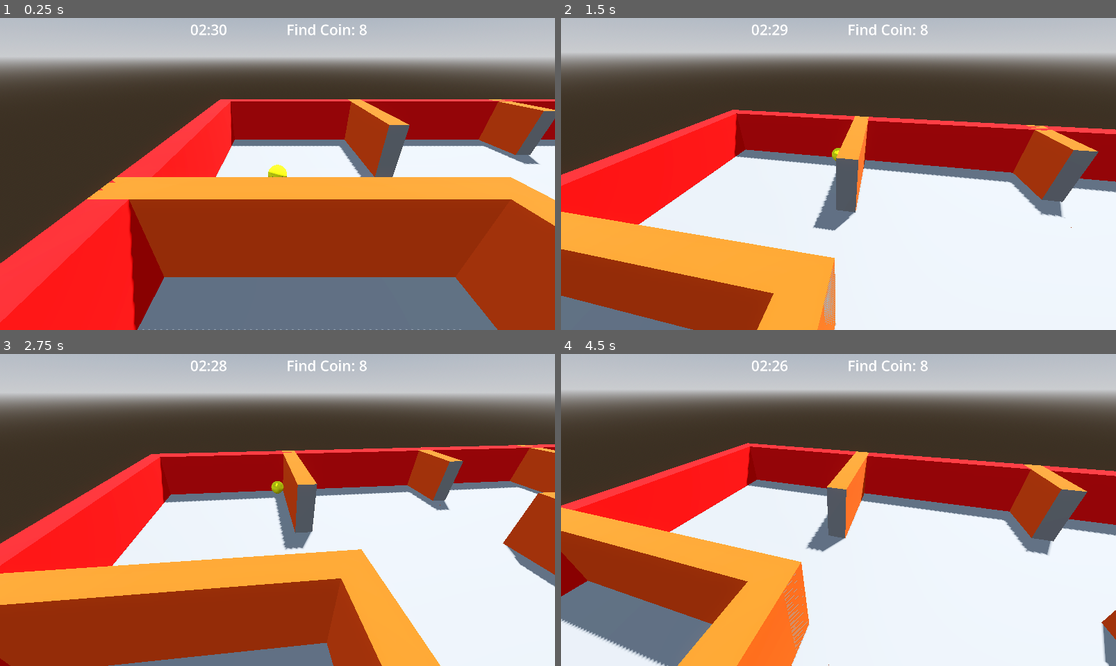
Above: before the commit, frames 1-4 (two rows, left to right).
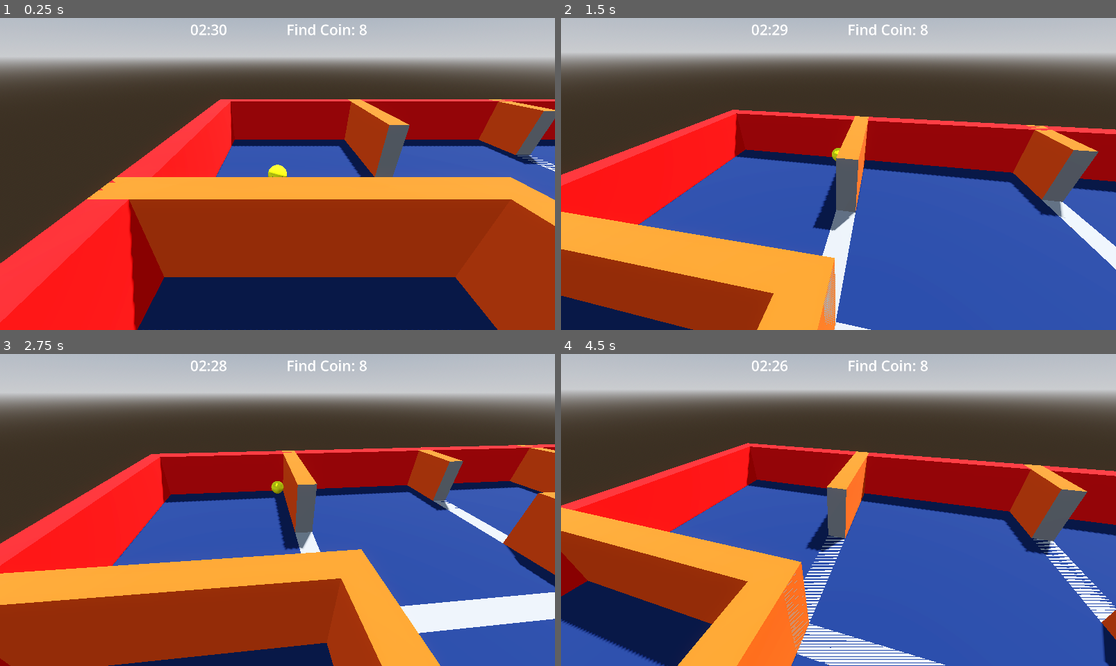
Above: after the commit, the same moments.

Repository: cliff-lilly-jean/pacman-stealth-game
Game: Godot game, scene res://entities/world/world.tscn
Two runs of this game, one before a commit and one after it. Both use one fixed random seed, a clock stepped at 60 frames per second and the inputs below.
Inputs (mouse positions are in pixels of both pictures, inside the frame that each line leads up to):
- Up to frame 1 (0.25 s): no input
- Up to frame 2 (1.5 s): move the mouse to (866, 174) at 0.52 s; hold W (move_forward) from 0.53 s (still down); tap Shift (dash) at 0.6 s; move the mouse to (810, 174) at 1.27 s; tap Ctrl (sprint) at 1.35 s
- Up to frame 3 (2.75 s): keep holding W (move_forward); move the mouse to (288, 503) at 2.02 s; tap Shift (dash) at 2.1 s
- Up to frame 4 (4.5 s): keep holding W (move_forward); move the mouse to (832, 516) at 2.77 s; tap Ctrl (sprint) at 2.85, 4.35 s; move the mouse to (877, 513) at 3.52 s; tap Shift (dash) at 3.6 s; move the mouse to (794, 506) at 4.27 s

The runs differ from the first frame. In frame 1, 16% of the frame differs, in the area x 24-100%, y 38-100%; in frame 2, 32%; in frame 3, 22%; in frame 4, 34%, in the area x 0-100%, y 40-100%.

Commit message:
got the enemy to move to a positionusing the navemesh and agent

Diff:
--- a/entities/enemies/ghosts/ghost.gd
+++ b/entities/enemies/ghosts/ghost.gd
@@ -1,5 +1,6 @@
 class_name Ghost extends CharacterBody3D
 
+@export var speed: float
 @export var patrol_distance_length: float
 
 @onready var navigation_agent: NavigationAgent3D = $NavigationAgent3D
@@ -9,6 +10,7 @@
 
 var start_patrol_locaton: Vector3
 var end_patrol_location: Vector3
+var next_position: Vector3
 
 ## Investigate
 ## If Player is in Detection Area forward angle
@@ -25,29 +27,35 @@
 ## Move toward he next position
 
 func _ready() -> void:
-	set_navigation_target_position()
+	set_navigation_route()
 
 
 func _process(delta: float) -> void:
 	pass
 
 func _physics_process(delta: float) -> void:
-	pass
+	patrol()
 
-func set_navigation_target_position() -> void:
+
+	look_at(next_position, Vector3.UP, true)
+	move_and_slide()
+
+func set_navigation_route() -> void:
 	start_patrol_locaton = Vector3(global_position.x, 0, global_position.z)
 	end_patrol_location = Vector3(randf_range(start_patrol_locaton.x, patrol_distance_length), 0, randf_range(start_patrol_locaton.z, patrol_distance_length))
-
-	navigation_agent.target_position = start_patrol_locaton
-	print("Nav start location: ", navigation_agent.target_position)
 
 ## Patrol
 func patrol() -> void:
 	pass
 	## Set the target position
+	navigation_agent.target_position = end_patrol_location
+	next_position = navigation_agent.get_next_path_position()
+
+	velocity = global_position.direction_to(next_position) * speed
+	move_and_slide()
 	## if at the start location move towrad the end position else move toward the start position
-	if navigation_agent.is_target_reached():
-		navigation_agent.get_next_path_position()
+	#if navigation_agent.is_target_reached():
+		#navigation_agent.get_next_path_position()
 	## Get the Next Path Posiion, random point on map
 	## Move to ward the next path position
 	## If at the next path posiion
--- a/entities/enemies/ghosts/ghost.tscn
+++ b/entities/enemies/ghosts/ghost.tscn
@@ -5,16 +5,30 @@
 
 [sub_resource type="CapsuleMesh" id="CapsuleMesh_eboi6"]
 
+[sub_resource type="BoxMesh" id="BoxMesh_7capw"]
+size = Vector3(0.75, 0.5, 0.5)
+
+[sub_resource type="StandardMaterial3D" id="StandardMaterial3D_723dw"]
+albedo_color = Color(1, 0, 0, 1)
+
 [sub_resource type="CapsuleShape3D" id="CapsuleShape3D_eboi6"]
 
 [node name="Ghost" type="CharacterBody3D" unique_id=2008997342]
+transform = Transform3D(1, 0, 0, 0, 1, 0, 0, 0, 1, 0, 1, 0)
 script = ExtResource("1_e0x04")
+speed = 2.0
 
 [node name="NavigationAgent3D" type="NavigationAgent3D" parent="." unique_id=1047362907]
 avoidance_enabled = true
+debug_enabled = true
 
 [node name="MeshInstance3D" type="MeshInstance3D" parent="." unique_id=84211343]
 mesh = SubResource("CapsuleMesh_eboi6")
+
+[node name="MeshInstance3D" type="MeshInstance3D" parent="MeshInstance3D" unique_id=979504785]
+transform = Transform3D(1, 0, 0, 0, 1, 0, 0, 0, 1, 0, 0.35849428, 0.25263208)
+mesh = SubResource("BoxMesh_7capw")
+surface_material_override/0 = SubResource("StandardMaterial3D_723dw")
 
 [node name="CollisionShape3D" type="CollisionShape3D" parent="." unique_id=1562642510]
 shape = SubResource("CapsuleShape3D_eboi6")
--- a/entities/world/ground.tscn
+++ b/entities/world/ground.tscn
@@ -8,6 +8,9 @@
 [sub_resource type="BoxMesh" id="BoxMesh_mpx6x"]
 size = Vector3(100, 1, 100)
 
+[sub_resource type="StandardMaterial3D" id="StandardMaterial3D_7capw"]
+albedo_color = Color(0.025941331, 0.12625834, 0.31465003, 1)
+
 [node name="Ground" type="StaticBody3D" unique_id=1364028782]
 collision_layer = 6
 script = ExtResource("1_mpx6x")
@@ -17,3 +20,4 @@
 
 [node name="MeshInstance3D" type="MeshInstance3D" parent="." unique_id=1651715968]
 mesh = SubResource("BoxMesh_mpx6x")
+surface_material_override/0 = SubResource("StandardMaterial3D_7capw")
--- a/entities/world/world.tscn
+++ b/entities/world/world.tscn
@@ -102,5 +102,5 @@
 [node name="Ghosts" type="Node3D" parent="." unique_id=521754242]
 
 [node name="Ghost" parent="Ghosts" unique_id=2008997342 instance=ExtResource("10_e7bg0")]
-transform = Transform3D(1, 0, 0, 0, 1, 0, 0, 0, 1, -3, 1.4999995, -4)
+transform = Transform3D(1, 0, 0, 0, 1, 0, 0, 0, 1, -3, 1.4999998, -4)
 patrol_distance_length = 10.0
